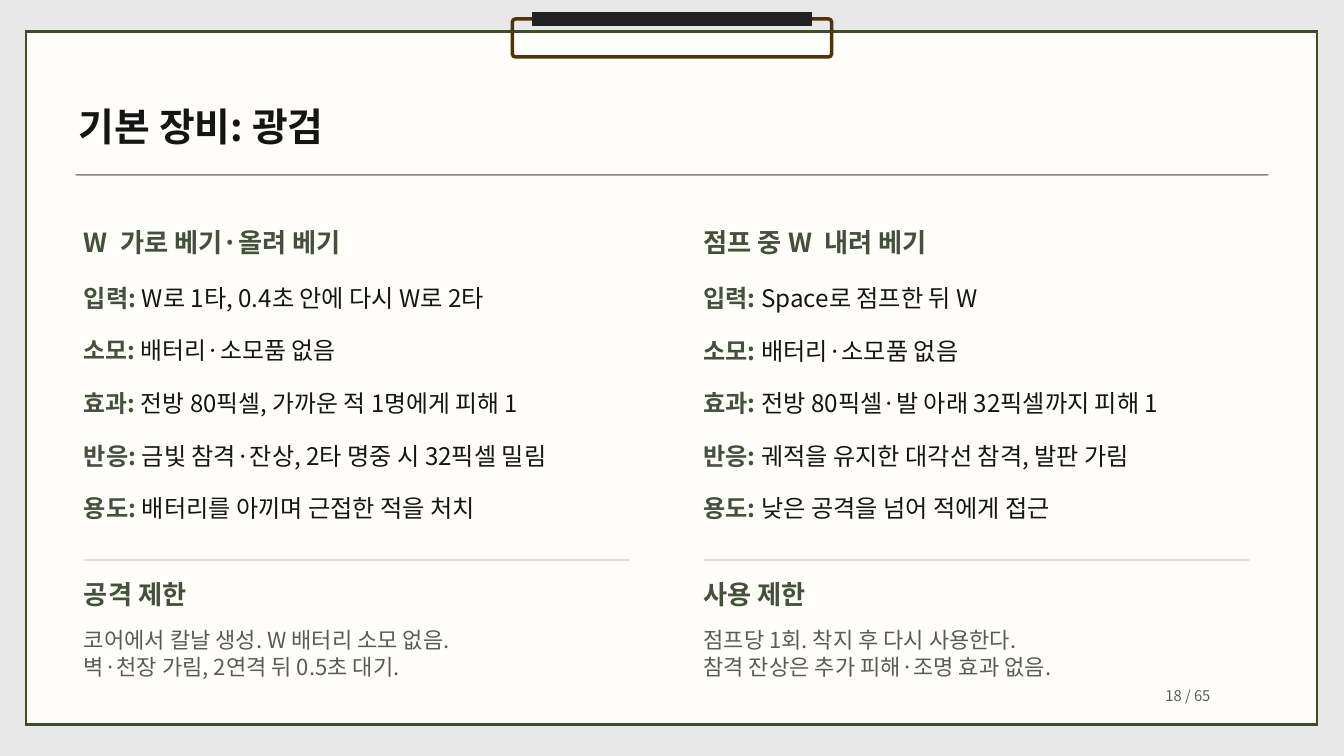
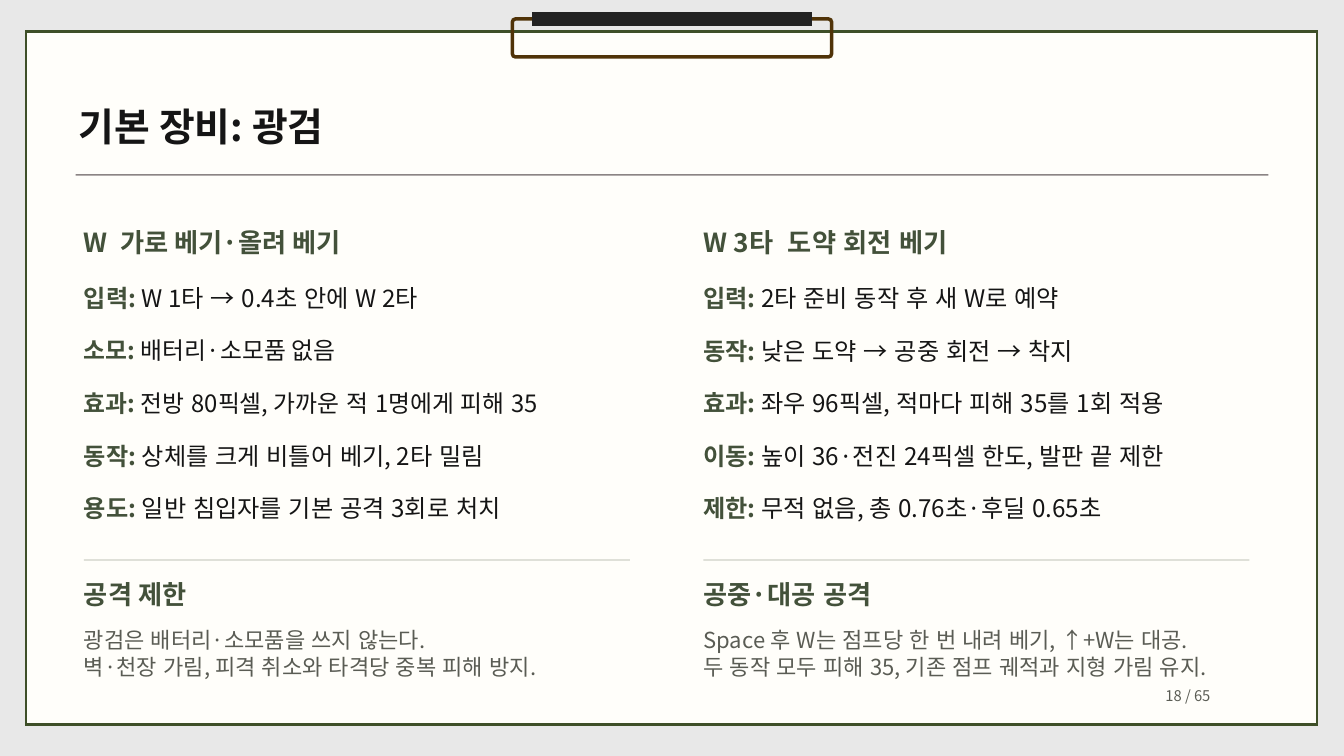
Before and after one commit to dbguswh/2Dgame_project, a slide deck: slide 18 of 2D게임프로그래밍 기획서.pptx. Drawn at 1344x756 pixels with LibreOffice and Linux fonts; fonts in the diff are those of the drawing. Boxes give left, top, right and bottom in pixels: in the first picture for what was removed or moved away, otherwise in the second. Text is boxed around its words. In the diff, an @@ line names an element or a change of style, - is before the commit and + after.

Commit message:
기획서에 곡예 연격과 침입자 체력 게이지 및 피해량을 먼저 반영

```diff
--- a/2D게임프로그래밍 기획서.pptx
+++ b/2D게임프로그래밍 기획서.pptx
@@ text at (x1=703, y1=230, x2=947, y2=255): text changed @@
-점프 중 W 내려 베기
+W 3타 도약 회전 베기
@@ text at (x1=84, y1=286, x2=418, y2=309): text changed @@
-입력: W로 1타, 0.4초 안에 다시 W로 2타
+입력: W 1타 → 0.4초 안에 W 2타
@@ text at (x1=703, y1=286, x2=1059, y2=309): text changed @@
-입력: Space로 점프한 뒤 W
+입력: 2타 준비 동작 후 새 W로 예약
@@ text at (x1=703, y1=339, x2=1073, y2=362): text changed @@
-소모: 배터리·소모품 없음
+동작: 낮은 도약 → 공중 회전 → 착지
@@ text at (x1=84, y1=392, x2=537, y2=416): text changed @@
-효과: 전방 80픽셀, 가까운 적 1명에게 피해 1
+효과: 전방 80픽셀, 가까운 적 1명에게 피해 35
@@ text at (x1=703, y1=391, x2=1163, y2=417): text changed @@
-효과: 전방 80픽셀·발 아래 32픽셀까지 피해 1
+효과: 좌우 96픽셀, 적마다 피해 35를 1회 적용
@@ text at (x1=84, y1=444, x2=483, y2=470): text changed @@
-반응: 금빛 참격·잔상, 2타 명중 시 32픽셀 밀림
+동작: 상체를 크게 비틀어 베기, 2타 밀림
@@ text at (x1=703, y1=444, x2=1164, y2=470): text changed @@
-반응: 궤적을 유지한 대각선 참격, 발판 가림
+이동: 높이 36·전진 24픽셀 한도, 발판 끝 제한
@@ text at (x1=84, y1=497, x2=500, y2=519): text changed @@
-용도: 배터리를 아끼며 근접한 적을 처치
+용도: 일반 침입자를 기본 공격 3회로 처치
@@ text at (x1=703, y1=496, x2=1101, y2=522): text changed @@
-용도: 낮은 공격을 넘어 적에게 접근
+제한: 무적 없음, 총 0.76초·후딜 0.65초
@@ text at (x1=703, y1=582, x2=871, y2=607): text changed @@
-사용 제한
+공중·대공 공격
@@ text at (x1=703, y1=629, x2=1207, y2=679): text changed @@
-점프당 1회. 착지 후 다시 사용한다.
-참격 잔상은 추가 피해·조명 효과 없음.
+Space 후 W는 점프당 한 번 내려 베기, ↑+W는 대공.
+두 동작 모두 피해 35, 기존 점프 궤적과 지형 가림 유지.
@@ text at (x1=84, y1=630, x2=536, y2=679): text changed @@
-코어에서 칼날 생성. W 배터리 소모 없음.
-벽·천장 가림, 2연격 뒤 0.5초 대기.
+광검은 배터리·소모품을 쓰지 않는다.
+벽·천장 가림, 피격 취소와 타격당 중복 피해 방지.
```
Also in this commit, not shown: 20 other slides changed, 1 other file.
